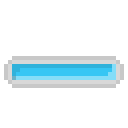
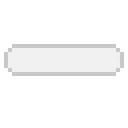
Layer changes from the first 128px x 128px image to the second:
hid "Calque 2", painted on it over [8, 48, 120, 84]
painted on "Calque 1" over [4, 44, 124, 88]
